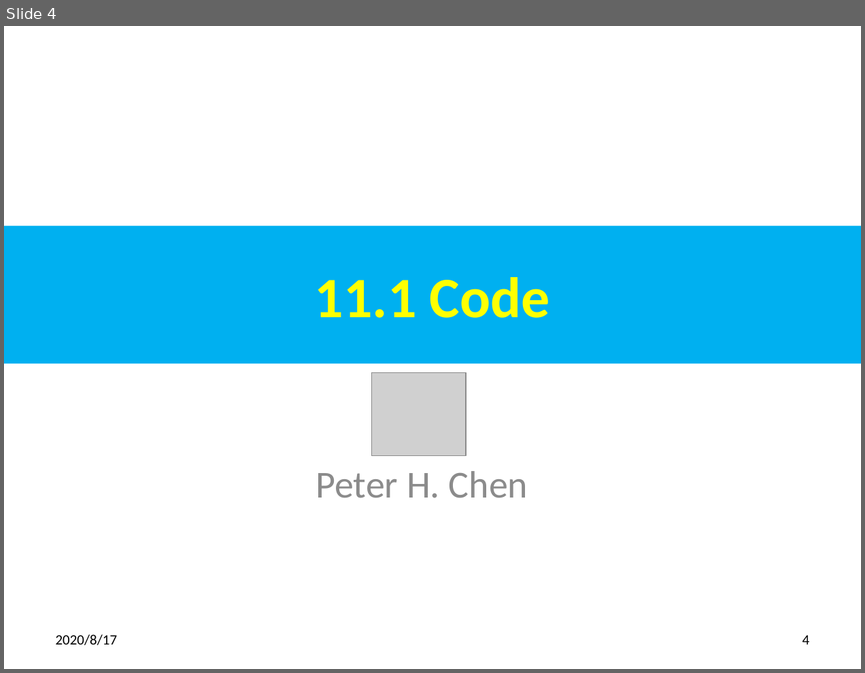
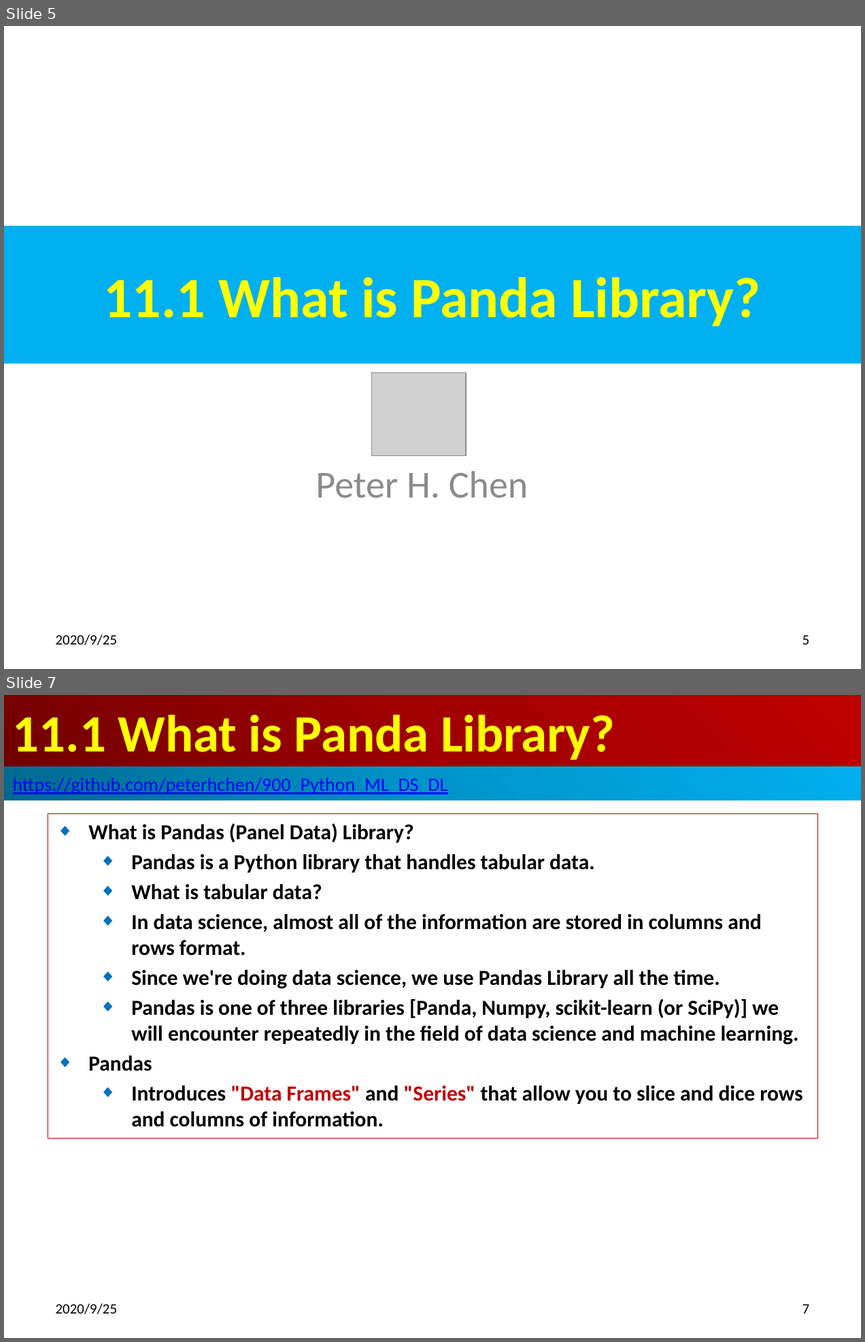
Before and after one commit to peterhchen/900_Python_ML_DS_DL, a slide deck: 011_PandaLibrary.pptx. Shown one above the other, each under a label of ours: slide 4 before the commit, slides 5 and 7 after it; the slides between them are not shown. The pictures are 865x673 and 865x1342 pixels, drawn with LibreOffice and Linux fonts; fonts in the diff are those of the drawing; grey boxes stand for pictures. Boxes give left, top, right and bottom in pixels: in the first picture for what was removed or moved away, otherwise in the second. Text is boxed around its words. In the diff, an @@ line names an element or a change of style, - is before the commit and + after.

```diff
--- a/011_PandaLibrary.pptx
+++ b/011_PandaLibrary.pptx
@@ slide 7 added at (4,695,861,1338), background #FFFFFF @@
@@ title added at (4,695,861,767), fill gradient #720000 to #A20000 to #C00000, 44 pt, text #FFFF00, bold @@
+11.1 What is Panda Library?
@@ rectangle added at (4,767,861,800), fill gradient #00688E to #0094CA to #00B0F0, 16 pt, text #0000FF, underline @@
+https://github.com/peterhchen/900_Python_ML_DS_DL
@@ subtitle added at (48,814,818,1138), outline #C00000 0.75 pt, 18 pt, text #000000, bold @@
+◆ What is Pandas (Panel Data) Library?
+  ◆ Pandas is a Python library that handles tabular data.
+  ◆ What is tabular data?
+  ◆ In data science, almost all of the information are stored in columns and rows format.
+  ◆ Since we're doing data science, we use Pandas Library all the time.
+  ◆ Pandas is one of three libraries [Panda, Numpy, scikit-learn (or SciPy)] we will encounter repeatedly in the field of data science and machine learning.
+◆ Pandas
+  ◆ Introduces "Data Frames" and "Series" that allow you to slice and dice rows and columns of information.
@@ text added at (56,1303,118,1314), 12 pt, text #000000 @@
+2020/9/25
@@ page number added at (802,1304,810,1313), 12 pt, text #000000 @@
+7
@@ what was slide 4 is now slide 5 @@
@@ slide 5 changed as well @@
@@ title at (103,277,760,327): text changed @@
-11.1 Code
+11.1 What is Panda Library?
@@ text at (56,634,118,645): text changed @@
-2020/8/17
+2020/9/25
@@ page number at (802,635,810,644): text changed @@
-4
+5
```
Also in this commit, not shown: 6 other slides changed, 35 other slides added, 3 slides removed.
